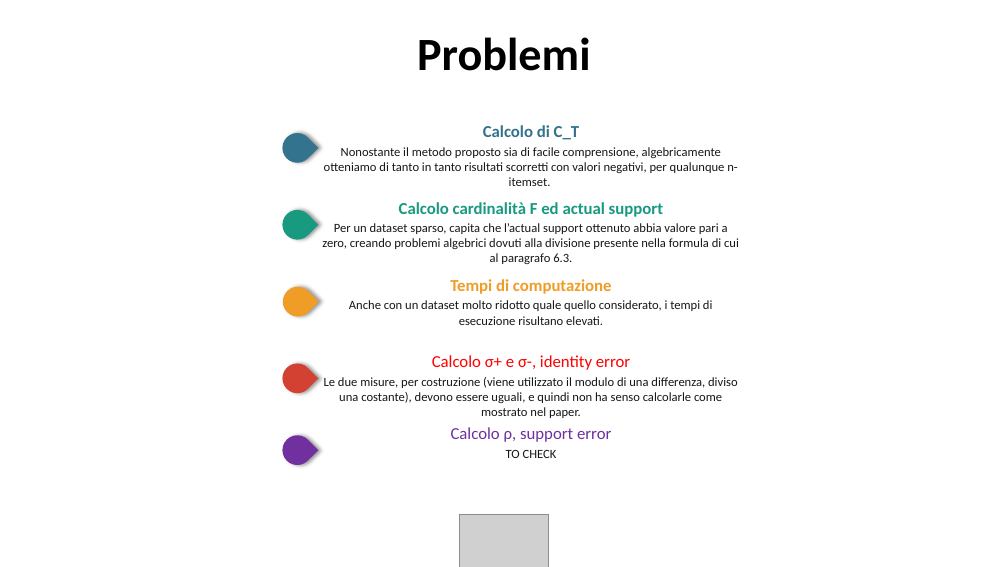
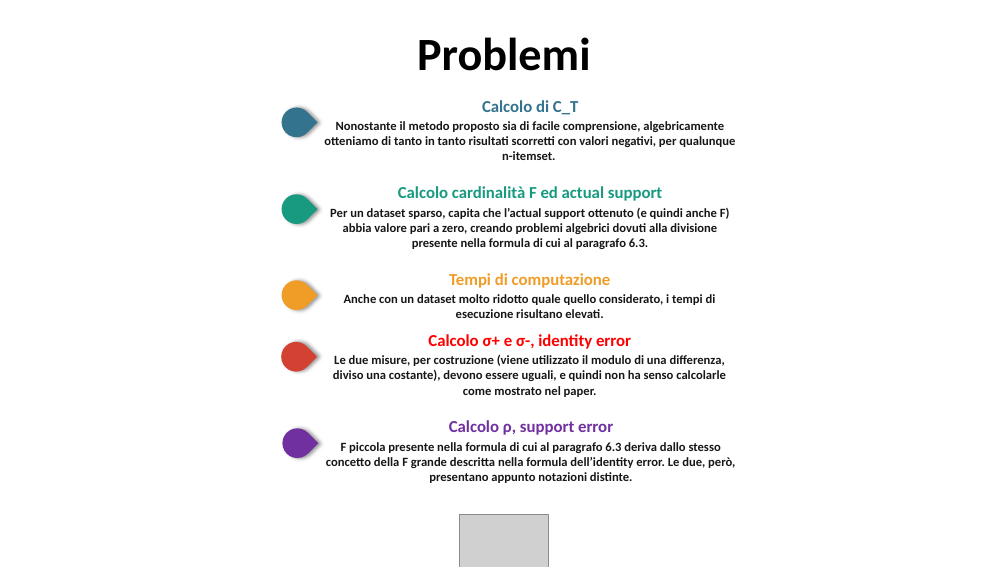
Before and after one commit to jf994/DataProtectionProject, a slide deck: slide 4 of docs/Presentazione.pptx. Drawn at 1008x567 pixels with LibreOffice and Linux fonts; fonts in the diff are those of the drawing; grey boxes stand for pictures; background and template pictures are left out. Boxes give left, top, right and bottom in pixels: in the first picture for what was removed or moved away, otherwise in the second. Text is boxed around its words. In the diff, an @@ line names an element or a change of style, - is before the commit and + after.

Commit message:
mod pptx 1.1

```diff
--- a/docs/Presentazione.pptx
+++ b/docs/Presentazione.pptx
@@ teardrop: place and size @@
-teardrop at (277,127,318,169)
+teardrop at (276,101,318,143)
@@ text "Calcolo di C_T": place and size @@
-text "Calcolo di C_T" at (324,125,737,186)
+text "Calcolo di C_T" at (324,100,735,160)
@@ text at (324,121,735,160): bold on @@
@@ text "Calcolo cardinalità F ed actual ...": place and size @@
-text "Calcolo cardinalità F ed actual ..." at (322,202,739,264)
+text "Calcolo cardinalità F ed actual ..." at (330,186,730,249)
@@ teardrop: place and size @@
-teardrop at (277,204,318,246)
+teardrop at (276,188,318,230)
@@ text at (330,208,730,249): text changed; bold on @@
-Per un dataset sparso, capita che l’actual support ottenuto abbia valore pari a zero, creando problemi algebrici dovuti alla divisione presente nella formula di cui al paragrafo 6.3.
+Per un dataset sparso, capita che l’actual support ottenuto (e quindi anche F) abbia valore pari a zero, creando problemi algebrici dovuti alla divisione presente nella formula di cui al paragrafo 6.3.
@@ teardrop: place and size @@
-teardrop at (277,280,318,322)
+teardrop at (276,274,318,316)
@@ text at (344,293,716,318): bold on in "Anche con un dataset molto ridotto quale ..." @@
@@ text "Calcolo σ+ e σ-, identity ...": place and size @@
-text "Calcolo σ+ e σ-, identity ..." at (324,355,738,418)
+text "Calcolo σ+ e σ-, identity ..." at (333,334,726,397)
@@ text "Calcolo σ+ e σ-, identity ..." at (333,334,726,397): bold on @@
@@ teardrop: place and size @@
-teardrop at (277,358,318,399)
+teardrop at (275,336,317,377)
@@ text "Calcolo ρ, support error": place and size @@
-text "Calcolo ρ, support error" at (451,427,611,458)
+text "Calcolo ρ, support error" at (326,420,735,483)
@@ teardrop: place and size @@
-teardrop at (277,429,318,471)
+teardrop at (277,423,318,464)
@@ text at (326,442,735,483): text changed; bold on @@
-TO CHECK
+F piccola presente nella formula di cui al paragrafo 6.3 deriva dallo stesso concetto della F grande descritta nella formula dell’identity error. Le due, però, presentano appunto notazioni distinte.
@@ text at (449,420,613,435): bold on in "Calcolo ρ, support error" @@
```
Also in this commit, not shown: 2 other slides changed, 2 other files.
